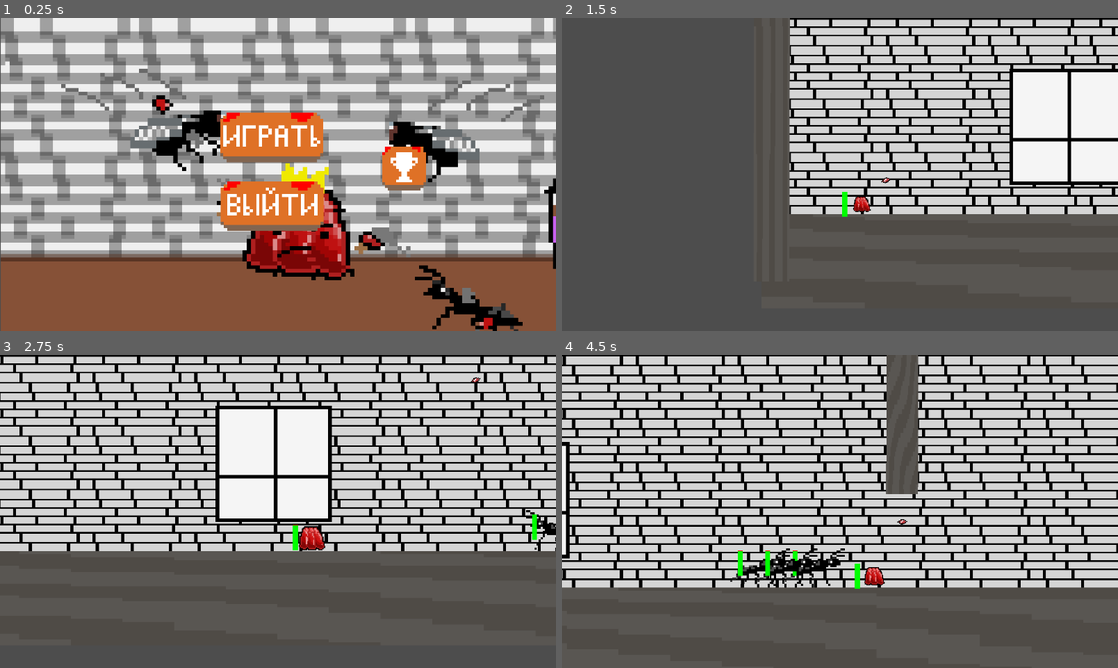
Above: before the commit, frames 1-4 (two rows, left to right).
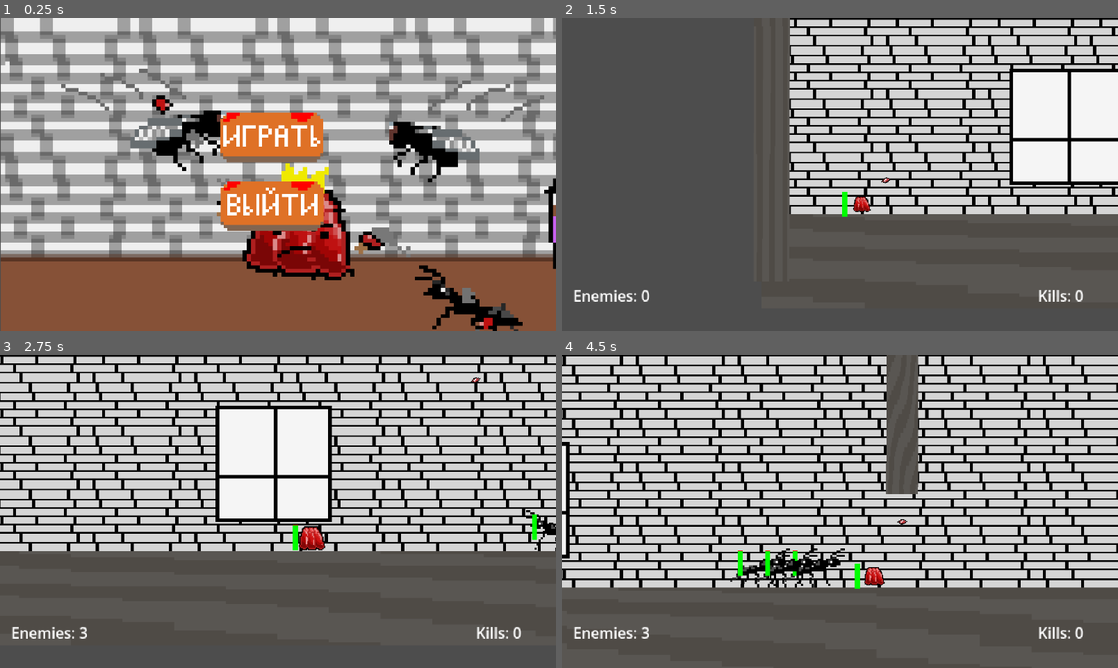
Above: after the commit, the same moments.

Repository: Razen-MIREA/metamorphozis
Game: Godot game, scene res://Menu.tscn
The game is run twice, just before and just after one commit, with the same random seed, the same clock (stepped at 60 frames per second) and the same inputs.
Inputs (mouse positions are in pixels of both pictures, inside the frame that each line leads up to):
- Up to frame 1 (0.25 s): no input
- Up to frame 2 (1.5 s): click (834, 136) at 0.5 s; move the mouse to (962, 158) at 1.27 s; hold D (right) from 1.28 s (still down); hold Right mouse button (Attack) from 1.28 s (still down)
- Up to frame 3 (2.75 s): keep holding D (right); tap Space (Jump) at 1.52, 2.27 s; move the mouse to (166, 527) at 2.02 s; release Right mouse button (Attack) at 2.03 s; right-click (166, 527) at 2.1 s
- Up to frame 4 (4.5 s): move the mouse to (895, 442) at 2.77 s; release D (right) at 2.78 s; press the mouse at (895, 442) at 2.78 s; hold A (left) 2.78-3.53 s; right-click (895, 442) at 3.05 s; move the mouse to (812, 574) at 3.52 s; release the mouse at (812, 574) at 3.53 s; hold D (right) from 3.53 s (still down); right-click (812, 574) at 3.6 s; tap Space (Jump) at 3.77 s; move the mouse to (1006, 558) at 4.27 s; hold Right mouse button (Attack) from 4.28 s (still down)

The runs differ from the first frame. In frame 1, 1.0% of the frame differs, in the area x 68-77%, y 41-56%; in frame 2, 0.4%; in frame 3, 0.4%; in frame 4, 0.4%.

Commit message:
pre last update
- death sfx/ bullet / pick up raf
- end gui
- bug fixes

Diff:
--- /dev/null
+++ b/End.tscn
@@ -0,0 +1,26 @@
+[gd_scene format=3 uid="uid://b0ettck5mwd4m"]
+
+[ext_resource type="Script" uid="uid://cjsxf05wewsw4" path="res://scripts/end.gd" id="1_lm0ep"]
+
+[node name="Node2D" type="Node2D" unique_id=600440590]
+script = ExtResource("1_lm0ep")
+
+[node name="Label" type="Label" parent="." unique_id=140916130]
+offset_left = 59.0
+offset_top = 181.0
+offset_right = 1026.0
+offset_bottom = 346.6549
+scale = Vector2(1.1804144, 1.3823917)
+text = "Спасибо за прохождение нашей игры - \"JET-POP!\"
+
+Надеюсь, вы не потратили много попыток чтобы пройти ее. Честно мы хотели многое сделать, но получилось
+не как мы хотели, но даже интересно наблюдать за тем, что получилось в итоге.
+
+Ваша поддержка — это то, что заставляет нас нажимать \"New Script\" снова и снова. Спасибо, что долетели до финала!"
+
+[node name="Button" type="Button" parent="." unique_id=964282228]
+offset_left = 75.0
+offset_top = 602.0
+offset_right = 282.0
+offset_bottom = 662.0
+text = "Назад"
--- a/Game.tscn
+++ b/Game.tscn
@@ -4,7 +4,7 @@
 [ext_resource type="Script" uid="uid://bb5acpspjmm0a" path="res://scripts/player.gd" id="2_u44n3"]
 [ext_resource type="Texture2D" uid="uid://cmn41ko46t3j3" path="res://assets/sprites/Ground.png" id="3_u44n3"]
 [ext_resource type="Texture2D" uid="uid://bycv43sdpgedd" path="res://assets/sprites/Door.png" id="4_t88pq"]
-[ext_resource type="Script" uid="uid://bknyln0nn2qbi" path="res://door.gd" id="5_lvtmh"]
+[ext_resource type="Script" uid="uid://bknyln0nn2qbi" path="res://scripts/door.gd" id="5_lvtmh"]
 [ext_resource type="Texture2D" uid="uid://2cv57oy4lbpt" path="res://assets/sprites/HospitalWall.png" id="5_r0x5m"]
 [ext_resource type="Texture2D" uid="uid://dkr0dmj0qn41m" path="res://assets/sprites/Window.png" id="6_r0x5m"]
 [ext_resource type="Texture2D" uid="uid://c83w7s5jgms7o" path="res://assets/sprites/LavenderRaf.png" id="9_2vekm"]
@@ -13,6 +13,8 @@
 [ext_resource type="Script" uid="uid://c7s03klw3nt3q" path="res://scripts/spawner.gd" id="10_yx171"]
 [ext_resource type="Texture2D" uid="uid://dwjcb4nhsf2rt" path="res://assets/sprites/knife.png" id="11_lvtmh"]
 [ext_resource type="Script" uid="uid://cuixaeoxjl4n2" path="res://scripts/knife.gd" id="12_gwjdr"]
+[ext_resource type="Script" uid="uid://djbfu2v4edtro" path="res://scripts/main_door.gd" id="14_yyih5"]
+[ext_resource type="Script" uid="uid://vp14m3krxhhb" path="res://label.gd" id="15_qjyg3"]
 
 [sub_resource type="AtlasTexture" id="AtlasTexture_r0x5m"]
 atlas = ExtResource("1_xkndl")
@@ -769,6 +771,7 @@
 position = Vector2(626, -4990)
 scale = Vector2(23.6525, 25.636295)
 texture = ExtResource("4_t88pq")
+script = ExtResource("14_yyih5")
 
 [node name="Area2D" type="Area2D" parent="MainDoor" unique_id=1868256801]
 collision_mask = 7
@@ -777,3 +780,22 @@
 position = Vector2(0.12683678, 2.8865356)
 scale = Vector2(0.99999976, 0.9999999)
 shape = SubResource("RectangleShape2D_yyih5")
+
+[node name="CanvasLayer" type="CanvasLayer" parent="." unique_id=1566950379]
+script = ExtResource("15_qjyg3")
+
+[node name="Kills" type="Label" parent="CanvasLayer" unique_id=1678527631]
+offset_left = 1096.0
+offset_top = 613.00006
+offset_right = 1156.0
+offset_bottom = 645.00006
+scale = Vector2(2.12, 2.2000003)
+text = "Kills: 0"
+
+[node name="Counter" type="Label" parent="CanvasLayer" unique_id=740196620]
+offset_left = 26.000244
+offset_top = 613.00006
+offset_right = 109.000244
+offset_bottom = 645.00006
+scale = Vector2(2.12, 2.2000003)
+text = "Enemies: 0"
--- a/Menu.tscn
+++ b/Menu.tscn
@@ -53,7 +53,7 @@
 stretch_mode = 0
 metadata/_edit_use_anchors_ = true
 
-[node name="TextureButton" type="TextureButton" parent="." unique_id=1680350915]
+[node name="FinishButton" type="TextureButton" parent="." unique_id=1680350915]
 offset_left = 880.0
 offset_top = 296.0
 offset_right = 981.0
--- /dev/null
+++ b/label.gd
@@ -0,0 +1,7 @@
+extends CanvasLayer
+
+func _process(delta: float) -> void:
+	var kills = ClassGame.killcounter()
+	var enemies = ClassGame.enemycounter()
+	$Kills.text = "Kills: " + str(kills)
+	$Counter.text = "Enemies: " + str(enemies)
--- a/project.godot
+++ b/project.godot
@@ -14,6 +14,10 @@
 run/main_scene="uid://keagahlolhmb"
 config/features=PackedStringArray("4.6", "GL Compatibility")
 config/icon="uid://cg0mr86rot4kf"
+
+[autoload]
+
+ClassGame="*uid://yaiiehti6h3j"
 
 [display]
 
--- a/scripts/bullet.gd
+++ b/scripts/bullet.gd
@@ -7,10 +7,11 @@
 
 func _on_body_entered(body: Node2D) -> void:
 	if body.is_in_group("Enemy"):
+		var dmg = ClassGame.getDMG()
 		var health_bar = body.get_child(2).find_child("HealthBar", true, false)
 
 		if health_bar and health_bar.has_method("takeDMG"):
-			health_bar.takeDMG(body, 20.0)
+			health_bar.takeDMG(body, dmg)
 		queue_free()
 	elif not body.is_in_group("Player"):
 		queue_free()
--- /dev/null
+++ b/scripts/classGame.gd
@@ -0,0 +1,27 @@
+extends Node
+
+class_name Game
+
+var finish_game = false
+var kill_counter = 0
+var enemy_counter = 0
+var damage : float = 20.0
+
+func setDMG(dmg):
+	damage = dmg
+func getDMG():
+	return damage
+
+func change():
+	finish_game = true
+func finished(): return finish_game
+
+func add_kill():
+	kill_counter += 1
+	enemy_counter -= 1
+func add_enemy():
+	enemy_counter += 1
+func killcounter():
+	return kill_counter
+func enemycounter():
+	return enemy_counter
--- /dev/null
+++ b/scripts/end.gd
@@ -0,0 +1,8 @@
+extends Node2D
+
+func _ready():
+	$Button.pressed.connect(_on_exit_button_pressed)
+
+# Вызывается при нажатии кнопки "Выход"
+func _on_exit_button_pressed():
+	get_tree().change_scene_to_file("res://Menu.tscn")
--- a/scripts/health_bar.gd
+++ b/scripts/health_bar.gd
@@ -21,4 +21,5 @@
 		if target_node.is_in_group("Player"):
 			target_node.explode()
 		elif target_node.is_in_group("Enemy"):
+			ClassGame.add_kill()
 			target_node.queue_free()
--- /dev/null
+++ b/scripts/main_door.gd
@@ -0,0 +1,10 @@
+extends Sprite2D
+
+func _ready() -> void:
+	$Area2D.body_entered.connect(open)
+
+func open(body: Node2D):
+	if body.is_in_group("Player"):
+		ClassGame.change()
+		# Вызываем смену сцены отложенно
+		get_tree().call_deferred("change_scene_to_file", "res://End.tscn")
--- a/scripts/menu_buttons.gd
+++ b/scripts/menu_buttons.gd
@@ -3,6 +3,9 @@
 func _ready():
 	$ExitButton.pressed.connect(_on_exit_button_pressed)
 	$PlayButton.pressed.connect(_on_load_button_pressed)
+	$FinishButton.pressed.connect(_on_finish_press)
+	if not ClassGame.finished():
+		$FinishButton.hide()
 
 # Вызывается при нажатии кнопки "Выход"
 func _on_exit_button_pressed():
@@ -12,3 +15,6 @@
 func _on_load_button_pressed():
 	# Замените путь на вашу сцену с игрой
 	get_tree().change_scene_to_file("res://Game.tscn")
+
+func _on_finish_press():
+	get_tree().change_scene_to_file("res://End.tscn")
--- a/scripts/player.gd
+++ b/scripts/player.gd
@@ -15,22 +15,43 @@
 var health = 100.0
 
 func _on_hit_box_body_entered(body: Node2D) -> void:
-	print(body.name)
+	#print(body.name)
 	if body.is_in_group("Enemy"):
 		health -= 10.0
 		get_child(4).get_child(0).takeDMG(self, 10.0)
 	elif body.is_in_group("Raf1"):
+		ClassGame.setDMG(33.4)
 		get_child(4).get_child(0).takeDMG(self, health - 100.0)
 		modulate = Color(0.792, 0.0, 0.976, 1.0)
+		sound2.play()
 		body.queue_free()
 	elif body.is_in_group("Raf2"):
+		ClassGame.setDMG(50.0)
 		get_child(4).get_child(0).takeDMG(self, health - 100.0)
 		modulate = Color(0.991, 0.992, 0.15, 1.0)
+		sound2.play()
 		body.queue_free()
 	elif body.is_in_group("Finish"):
-		get_tree().change_scene_to_file("res://Menu.tscn")
+		ClassGame.change()
+		get_tree().change_scene_to_file("res://End.tscn")
 
+var pop = AudioStreamPlayer2D.new()
+var sound = AudioStreamPlayer2D.new()
+var sound2 = AudioStreamPlayer2D.new()
 func _ready() -> void:
+	ClassGame.setDMG(20.0)
+	sound.stream = load("res://assets/sfx/bulletEffect.wav")
+	call_deferred("add_child", sound)
+	sound.volume_linear = 0.33
+
+	sound2.stream = load("res://assets/sfx/Victory Fanfare.wav")
+	call_deferred("add_child", sound2)
+	sound2.volume_linear = 0.33
+
+	pop.stream = load("res://assets/sfx/pop.mp3")
+	call_deferred("add_child", pop)
+	pop.volume_linear = 0.33
+
 	$AnimatedSprite2D.scale = Vector2.ONE * MIN_SCALE
 	$AnimatedSprite2D.play("Idle")
 	$Area2D.body_entered.connect(_on_hit_box_body_entered)
@@ -44,6 +65,7 @@
 func _input(event):
 	if event.is_action_pressed("Attack"):
 		var bullet = bullet_path.instantiate()
+		sound.play()
 
 		# owner — это корень всей сцены (например, Level1)
 		# Если owner не сработает, используй get_tree().current_scene.add_child(bullet)
@@ -123,6 +145,9 @@
 	if LOSE: return
 	LOSE = true
 	$AnimatedSprite2D.play("Boom")
+
+	pop.play()
+
 	var tween = create_tween()
 	tween.tween_property($AnimatedSprite2D, "scale", $AnimatedSprite2D.scale * 1.3, 0.1)
 	tween.tween_property($AnimatedSprite2D, "modulate:a", 0.0, 0.3)
--- a/scripts/spawner.gd
+++ b/scripts/spawner.gd
@@ -16,6 +16,7 @@
 
 		for i in range(3):
 			var enemy : Node2D = enemy_scene.instantiate()
+			ClassGame.add_enemy()
 			#enemy.add_to_group("Enemy")
 			enemy.name = enemyName + str(i)
 			enemy.global_position = marker.global_position + Vector2(randf_range(-5.0, 5.0), 0)
Not shown, added: assets/sfx/Victory Fanfare.wav.import
Not shown, added: assets/sfx/bulletEffect.wav.import
Not shown, added: assets/sfx/pop.mp3.import
Not shown, added: label.gd.uid
Not shown, added: scripts/classGame.gd.uid
Renamed: door.gd -> scripts/door.gd
Renamed: door.gd.uid -> scripts/door.gd.uid
Not shown, added: scripts/end.gd.uid
Not shown, added: scripts/main_door.gd.uid
Not shown, added: assets/sfx/Victory Fanfare.wav
Not shown, added: assets/sfx/bulletEffect.wav
Not shown, added: assets/sfx/pop.mp3
